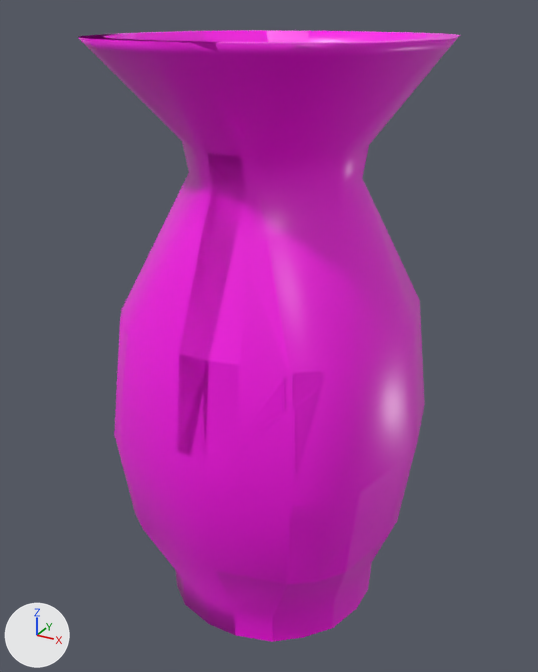
One commit to the FBX model Rat House Guest/Assets/__HouseGuestProject/Models/LivingRoom/Vase.fbx: the scene before it, then after it.
Before and after are seen from a 50 mm lens placed at (-6.251, -0.907, 1.167), pointed at (-6.877, 0.231, 0.597). Lighting does not change. The marker at lower left points along +X, +Y and +Z. Where no turn or scale is listed for an object, it has been applied to the vertices.

Script lines for the objects in view, before the commit:
```python
ob_vase = bpy.data.objects.new('Vase', me_mesh_082)
ob_vase.location = (-6.874, 0.224, 0.742)
ob_vase_cell = bpy.data.objects.new('Vase_cell', me_vase_cell_029)
ob_vase_cell.location = (-6.718, 0.253, 0.516)
ob_vase_cell_001 = bpy.data.objects.new('Vase_cell.001', me_vase_cell_030)
ob_vase_cell_001.location = (-7.022, 0.32, 0.861)
ob_vase_cell_002 = bpy.data.objects.new('Vase_cell.002', me_vase_cell_021)
ob_vase_cell_002.location = (-6.775, 0.386, 0.896)
ob_vase_cell_003 = bpy.data.objects.new('Vase_cell.003', me_vase_cell_024)
ob_vase_cell_003.location = (-6.721, 0.125, 0.926)
ob_vase_cell_005 = bpy.data.objects.new('Vase_cell.005', me_vase_cell_026)
ob_vase_cell_005.location = (-6.948, 0.07, 0.881)
ob_vase_cell_006 = bpy.data.objects.new('Vase_cell.006', me_vase_cell_027)
ob_vase_cell_006.location = (-6.849, 0.147, 0.282)
```
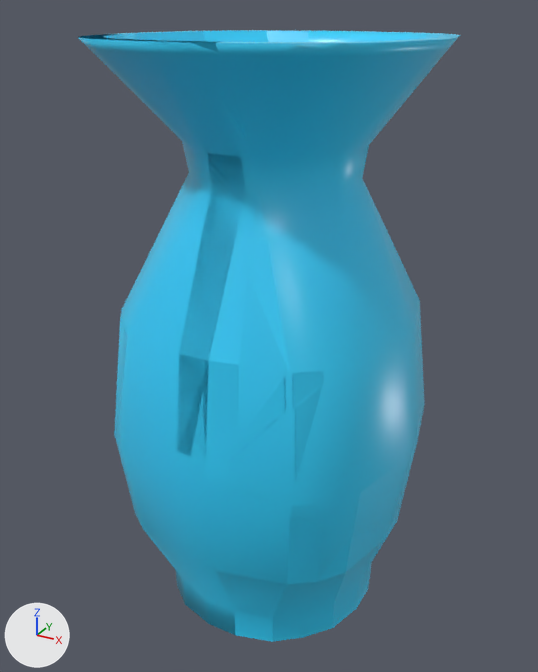
What changed in the scene script:
```text
Change mat_material_061:
    mat_material_061.base_color: (1.0, 0.0, 0.829) -> (0.0316, 0.647, 1.0)  # pink #ff00eb -> cyan #32d2ff
```

Where the change shows, as pixel boxes (x1, y1, x2, y2) in the pictures (538 x 672 px):
'Vase', recoloured (pink to cyan)
    both: (78, 31, 459, 635)
'Vase_cell.005', recoloured (pink to cyan)
    both: (80, 34, 257, 464)
'Vase_cell.006', recoloured (pink to cyan)
    both: (116, 423, 399, 642)
'Vase_cell', recoloured (pink to cyan)
    both: (230, 385, 406, 536)
'Vase_cell.003', recoloured (pink to cyan)
    both: (218, 37, 457, 435)
'Vase_cell.001', recoloured (pink to cyan)
    both: (118, 30, 309, 42)
'Vase_cell.002', recoloured (pink to cyan)
    both: (336, 31, 460, 264)
